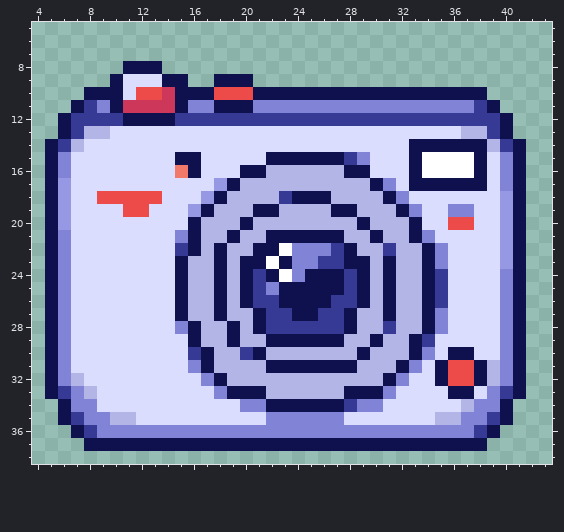
Two versions of one pixel-art sprite, my-app/src/assets/images/camera_icon.png. Above: the version before the commit.
The file is 48x48 pixels. Shown: x 4..43, y 5..38.
Once edited:
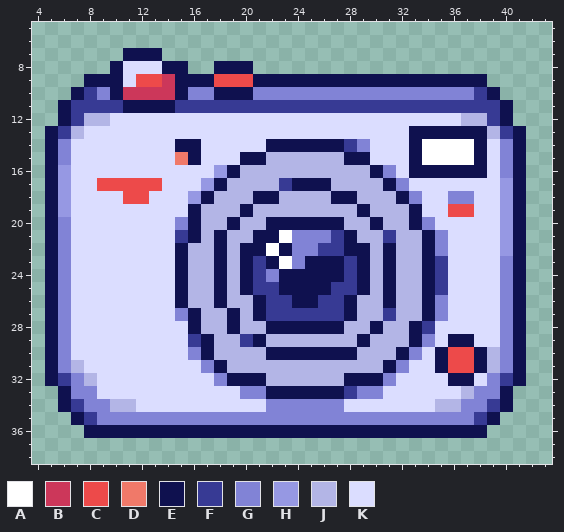
Palette (. is transparent): A #ffffff  B #cc375a  C #ed4a4a  D #f07969  E #0f114f  F #373a94  G #8183d6  H #9698e3  J #b3b5e6  K #dbddff
Difference:
Changed rows in their new state; - is an unchanged pixel.
first column x 5:
 7 ------EEE----------------------------
 8 -----EKKKEE--EEE---------------------
 9 ---EE--CCB-EECCCEEEEEEEEEEEEEEEEEE---
10 --EFG-BBB--GGEEEGGGGGGGGGGGGGGGGGFE--
11 -EF-FFEEEEFFFFFFFFFFFFFFFFFFFFFFF-FE-
12 ---JJKKKKKKKKKKKKKKKKKKKKKKKKKKKJJ---
13 EFJKK-----------------------EEEEEEJFE
14 -GK-------EE-----EEEEEEFG----AAAA-KG-
15 ----------D----EEJJJJJJEE------------
16 -H--------KK-HEJJ------JJEG--EEEE----
17 ----CCCCC---HEJ---FEEE---JEGKKKKKK-H-
18 ----KK--K--HEJ--EEJJJJEE--JEG--GG----
19 ------KK---EJ--EJJ----JJE--JE--CC----
20 -G--------G---EJ-EEEEEE-JE---G-KK----
21 ----------F--EJ-E-AGGGFE-JF-JEG------
22 ----------EJ---E-AE--F--E-E----------
23 ----------------FEA-EEEF------F----G-
24 -----------------GEE-----------------
25 -----------------F----F--------------
26 ---------------JE-F--F-EJ-----G------
27 ----------GE-JE----FF-----F----------
28 ----------K-----JEEEEEEJ-EJ-EFK------
29 -----------FE-JFEJJJJJJ-EJ---G-EE----
30 -----------G---JJEEEEEEEJ--EGKECCEJ--
31 --J--------KGE---JJJJJJJ--EGK--------
32 -FGJ--------KGEEE------EEEGK--KEEKGF-
33 .E-G---------KKGGEEEEEEFGGK----KJG-E.
34 --F-GJJ--------KKGGGGGGKKK----JJG-F--
35 -.EF-GGGGGGGGGGGG------GGGGGGGGG-FE.-
36 --.EEEEEEEEEEEEEEEEEEEEEEEEEEEEEEE.--
37 ---...............................---
